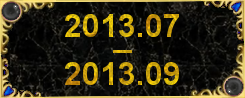
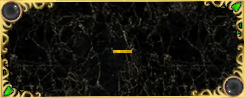
The second 245x98 image is a revision of the first. Changes to its layers:
added group "? - ?" with 12 layers above "201307-201309" over [0, 1, 245, 97]
added group "Data #5" with 4 layers in group "? - ?" over [65, 14, 179, 85]
added group "100 #3" with 6 layers in group "? - ?" over [0, 1, 245, 97]
added layer "pg #5" in group "100 #3" over [205, 1, 245, 44]
added layer "ld #5" in group "100 #3" over [0, 54, 40, 97]
hid group "201307-201309" (12 layers) over [0, 1, 245, 97]
